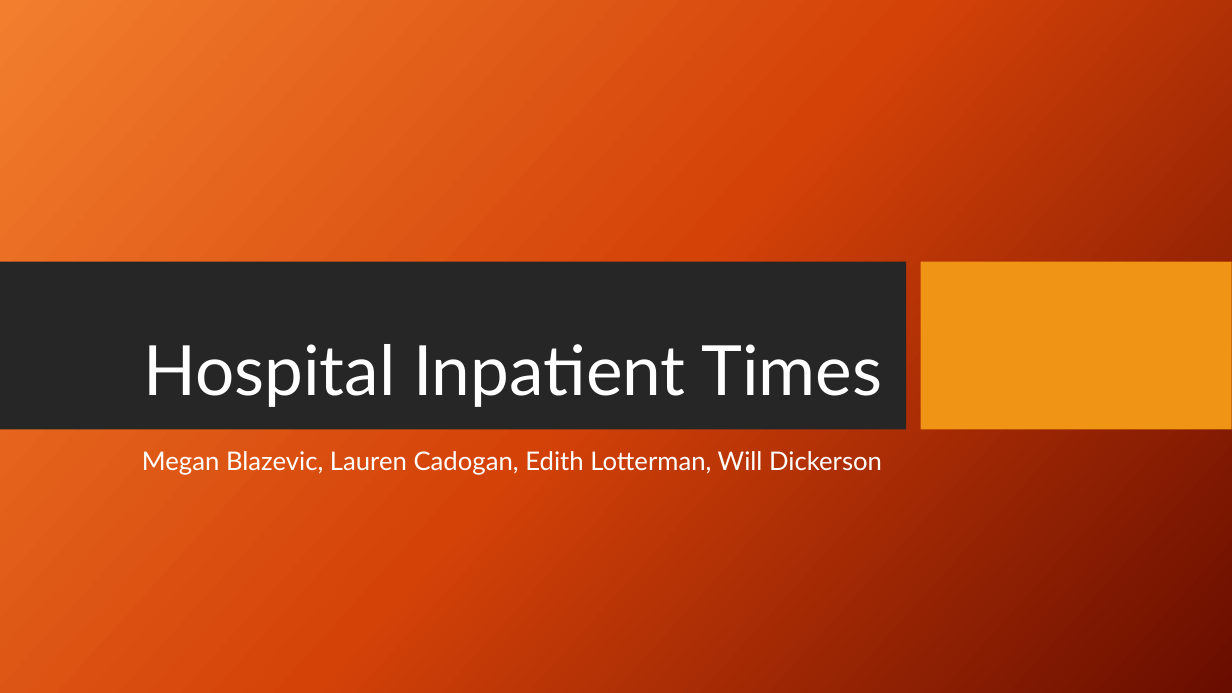
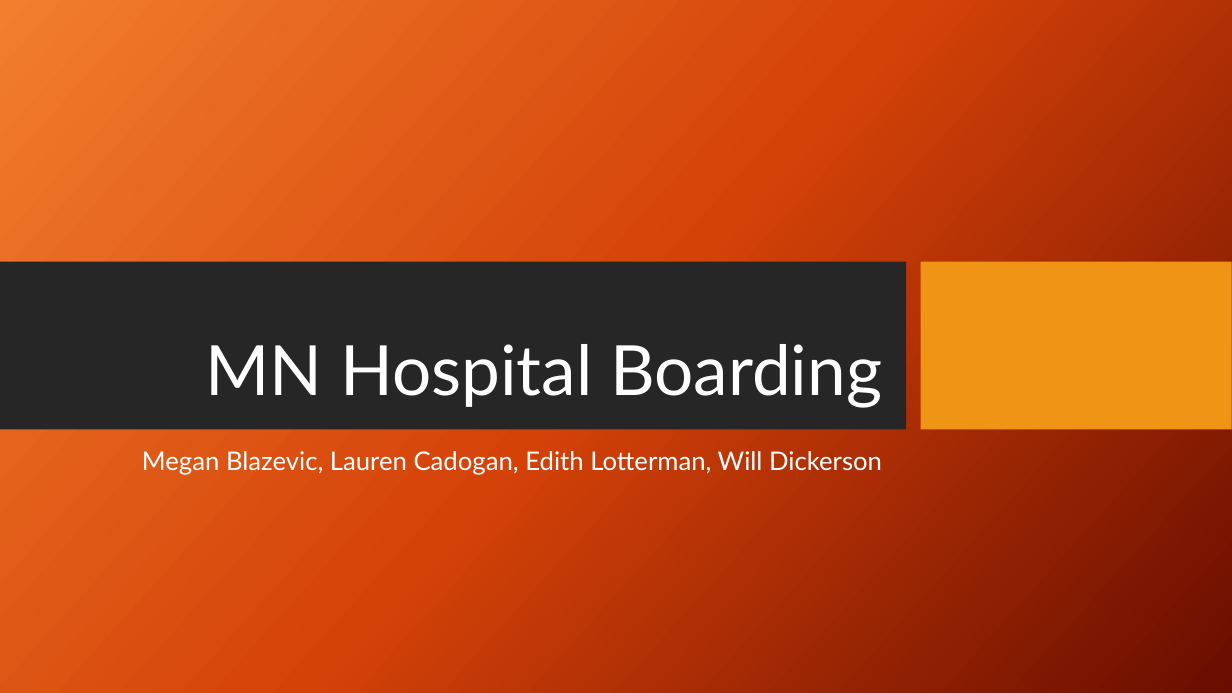
Before and after one commit to lo-cadogie/Hospital-Dashboard-JS-HTML-SQL-Flask, a slide deck: slide 1 of Project 3.pptx. Drawn at 1232x693 pixels with LibreOffice and Linux fonts; fonts in the diff are those of the drawing; background and template pictures are left out. Boxes give left, top, right and bottom in pixels: in the first picture for what was removed or moved away, otherwise in the second. Text is boxed around its words. In the diff, an @@ line names an element or a change of style, - is before the commit and + after.

Commit message:
ppt

```diff
--- a/Project 3.pptx
+++ b/Project 3.pptx
@@ title at box(205, 344, 882, 408): text changed @@
-Hospital Inpatient Times
+MN Hospital Boarding
```
